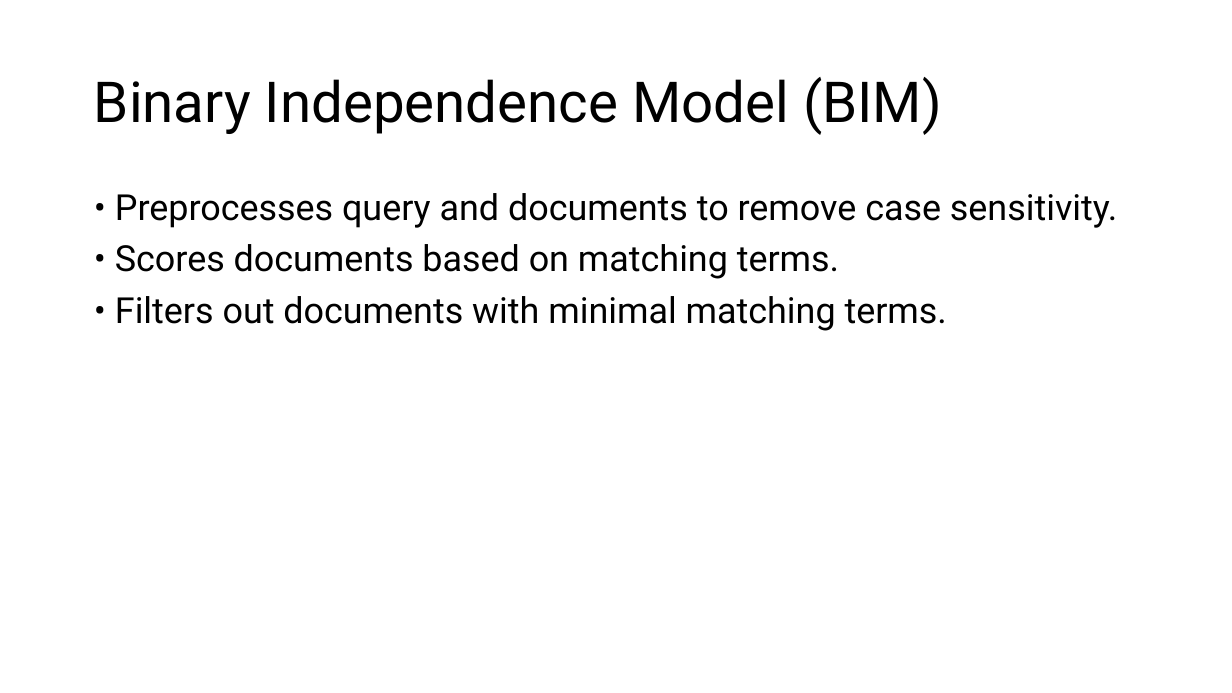
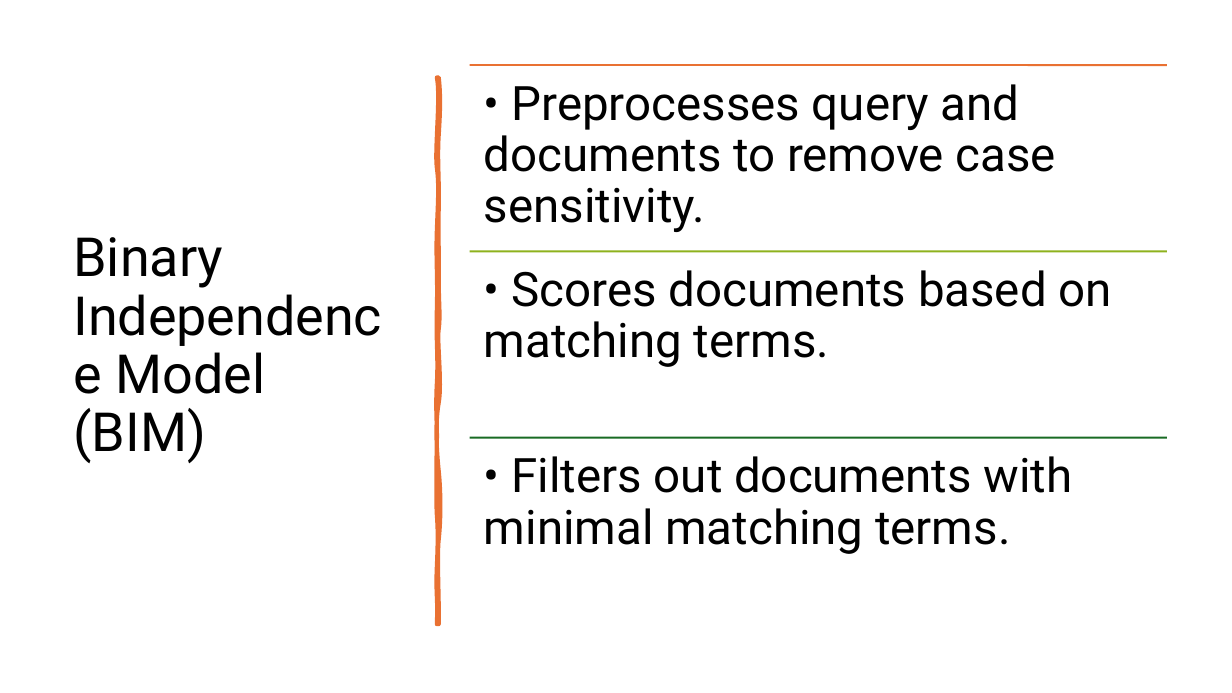
Before and after one commit to AbdulMateenzwl/Information-Retrieval, a slide deck: slide 5 of Assignment 3/Report.pptx. Drawn at 1232x693 pixels with LibreOffice and Linux fonts; fonts in the diff are those of the drawing. Boxes give left, top, right and bottom in pixels: in the first picture for what was removed or moved away, otherwise in the second. Text is boxed around its words. In the diff, an @@ line names an element or a change of style, - is before the commit and + after.

```diff
--- a/Assignment 3/Report.pptx
+++ b/Assignment 3/Report.pptx
@@ title "Binary Independence Model (BIM)": place and size @@
-title "Binary Independence Model (BIM)" at [94,77,942,135]
+title "Binary Independence Model (BIM)" at [73,237,265,463]
@@ title "Binary Independence Model (BIM)" at [73,237,265,463]: size 44 to 42 pt @@
@@ freeform shape added at [437,78,439,625], fill #E97132, outline #E97132 3.25 pt @@
@@ text removed at [115,193,1117,331] @@
-• Preprocesses query and documents to remove case sensitivity.
-• Scores documents based on matching terms.
-• Filters out documents with minimal matching terms.
@@ group added at [470,65,1167,554]: 3 lines, 3 texts @@
+• Preprocesses query and documents to remove case sensitivity.
+• Scores documents based on matching terms.
+• Filters out documents with minimal matching terms.
```
Also in this commit, not shown: 9 other slides changed, 11 other files.
